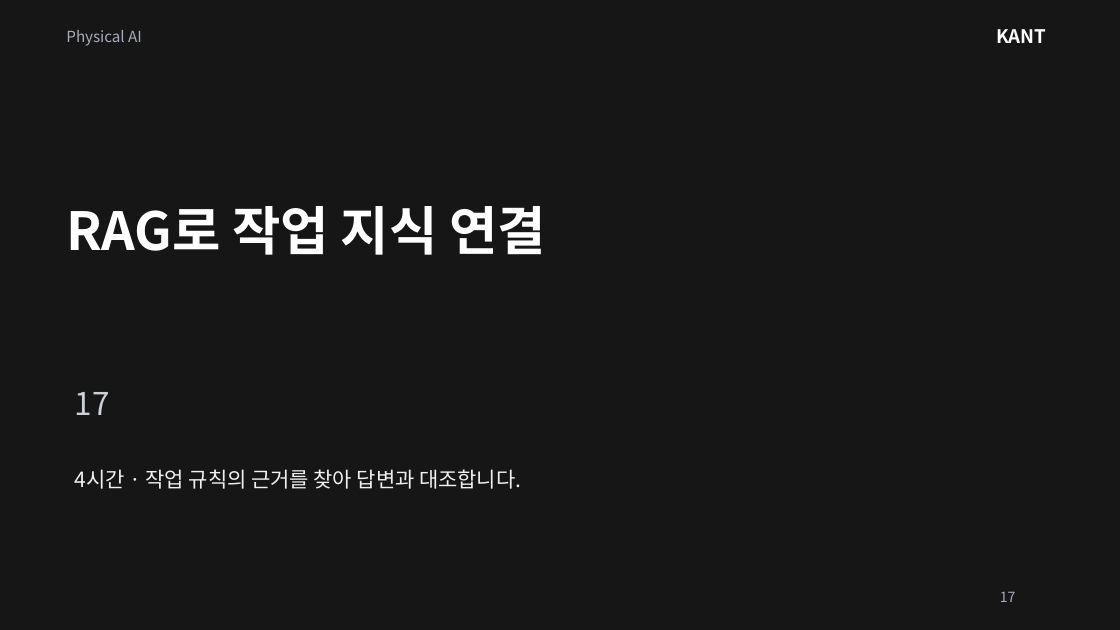
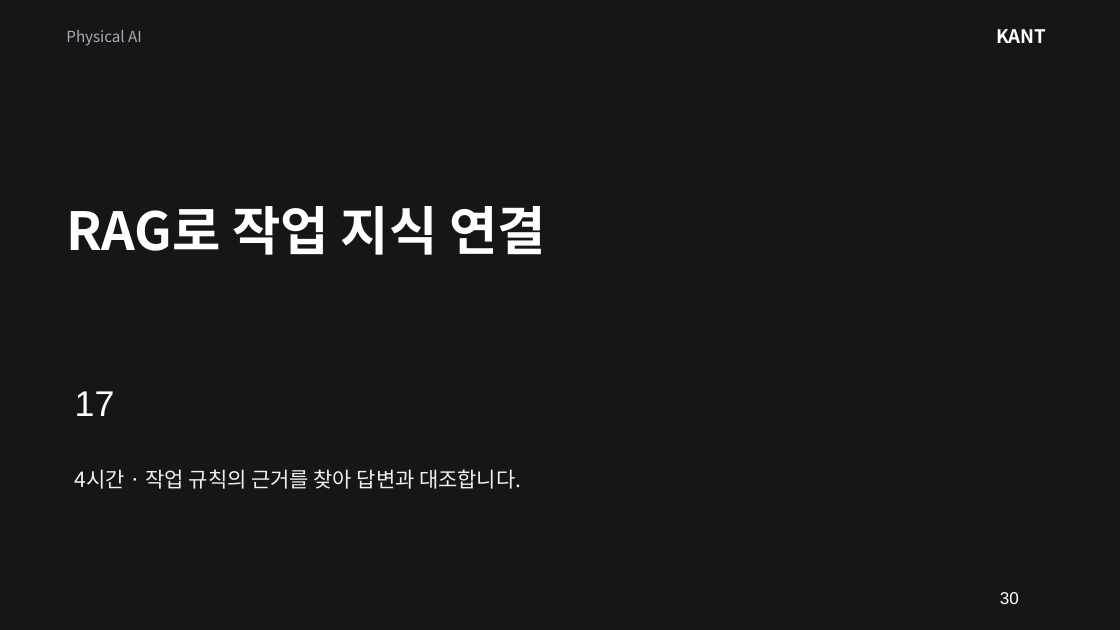
Before and after one commit to SpartaPA/waffle-mpx-lyrical, a slide deck: slide 30 of lessons/14-18/lessons-14-18.pptx (slide 17 before the commit). Drawn at 1120x630 pixels with LibreOffice and Linux fonts; fonts in the diff are those of the drawing. Boxes give left, top, right and bottom in pixels: in the first picture for what was removed or moved away, otherwise in the second. Text is boxed around its words. In the diff, an @@ line names an element or a change of style, - is before the commit and + after.

```diff
--- a/lessons/14-18/lessons-14-18.pptx
+++ b/lessons/14-18/lessons-14-18.pptx
@@ text "17" at (x1=75, y1=391, x2=115, y2=416): size 20.2 to 23 pt, font Noto Sans CJK KR to Arial, text colour #CCD1D9 to #FFFFFF @@
@@ text at (x1=1000, y1=592, x2=1019, y2=604): text changed; size 9 to 11 pt; font Noto Sans CJK KR to Arial; text colour #A6ADB8 to #FFFFFF @@
-17
+30
```
Also in this commit, not shown: 24 other slides changed, 29 slides added.
